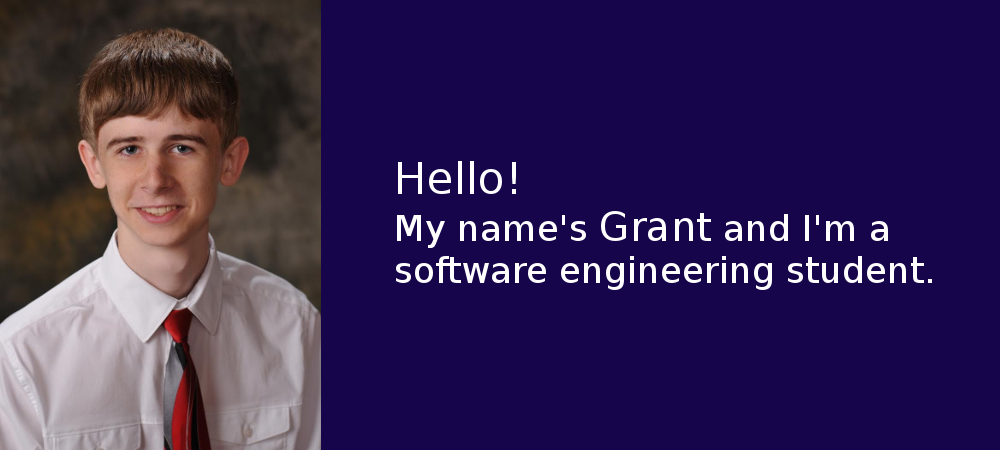
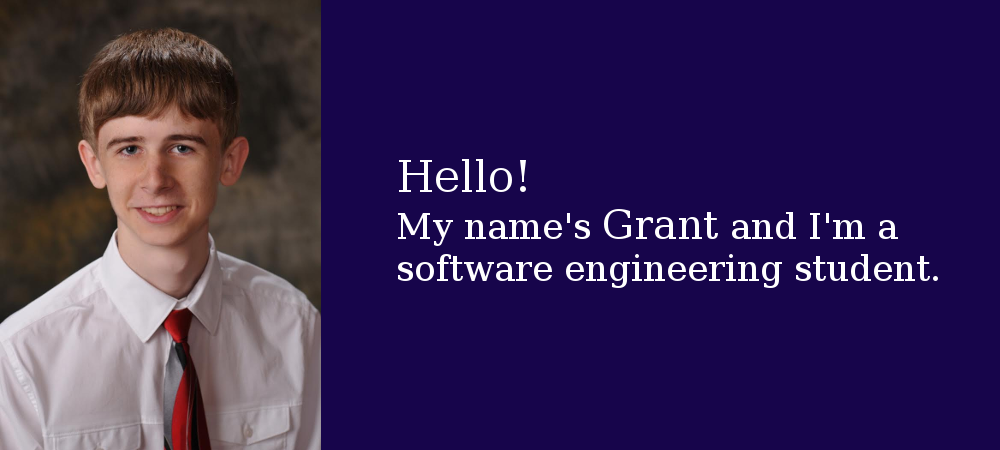
Layered file, before and after one edit (1000px x 450px). Changes by layer:
painted on "Hello! ..." over [396, 159, 938, 290]
